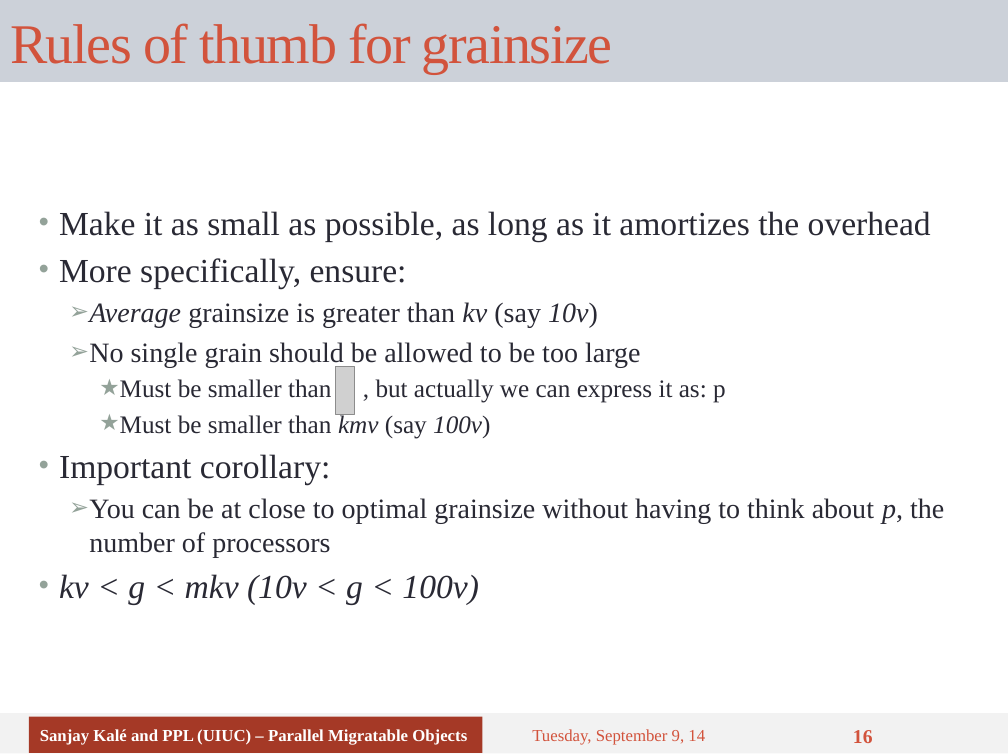
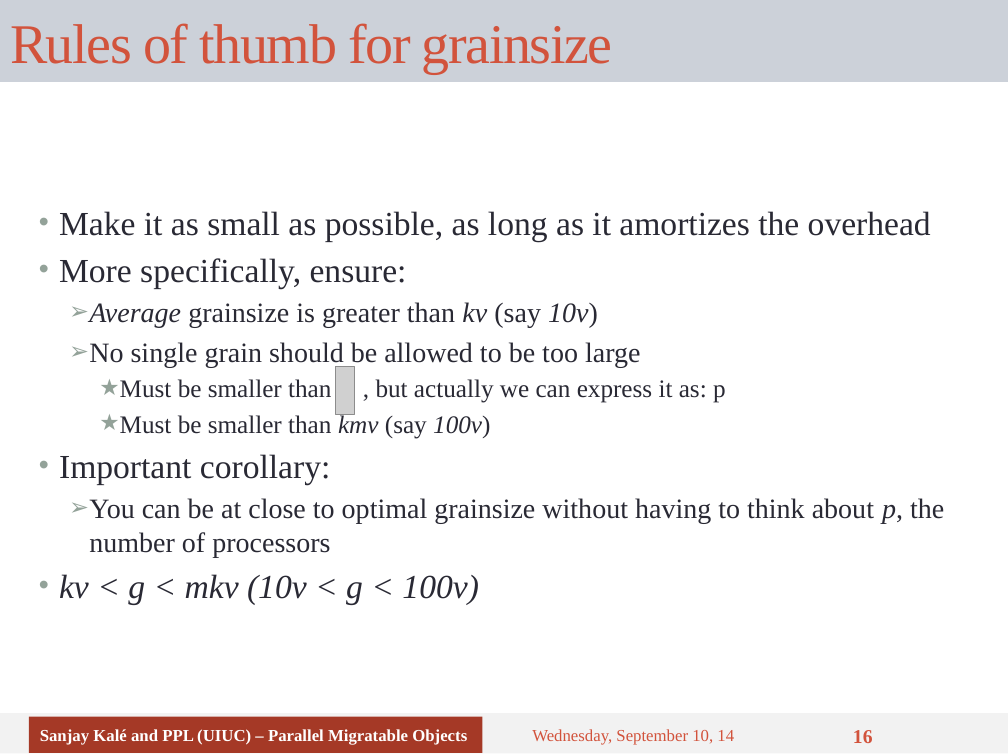
Before and after one commit to UIUC-PPL/charm_tutorial, a slide deck: slide 16 of tutorial-05-overdecomposition.pptx. Drawn at 1008x756 pixels with LibreOffice and Linux fonts; fonts in the diff are those of the drawing; grey boxes stand for pictures. Boxes give left, top, right and bottom in pixels: in the first picture for what was removed or moved away, otherwise in the second. Text is boxed around its words. In the diff, an @@ line names an element or a change of style, - is before the commit and + after.

```diff
--- a/tutorial-05-overdecomposition.pptx
+++ b/tutorial-05-overdecomposition.pptx
@@ text at [532, 729, 734, 745]: text changed @@
-Tuesday, September 9, 14
+Wednesday, September 10, 14
```
Also in this commit, not shown: 16 other slides changed.
